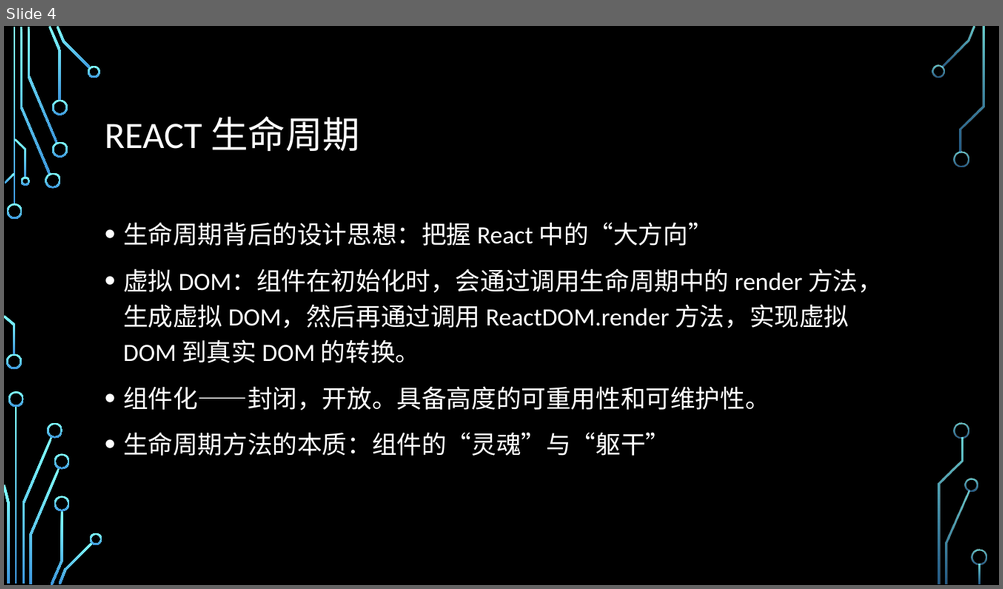
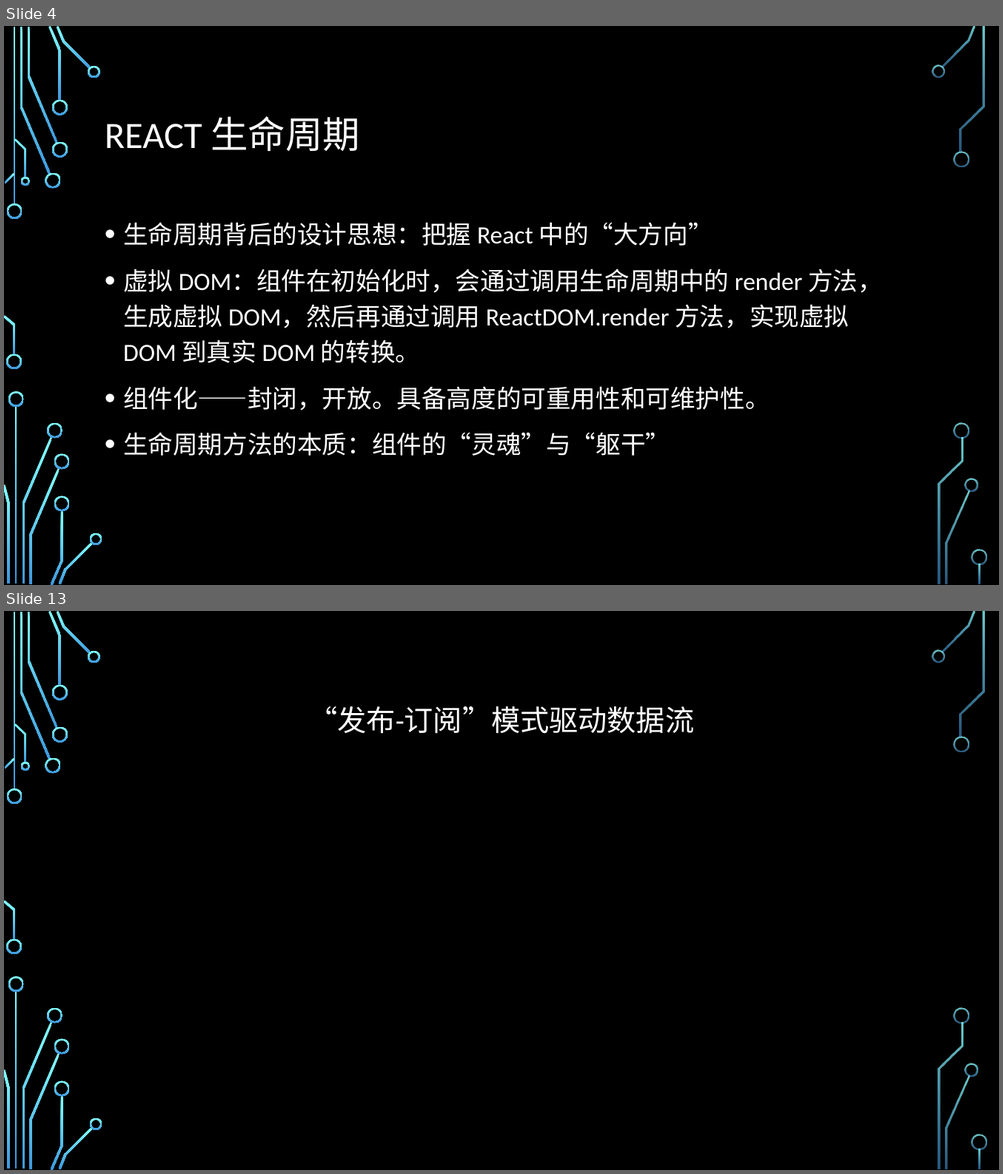
Before and after one commit to jiangyanghe/lagou-lesson, a slide deck: REACT/assets/react 分享.pptx. Shown one above the other, each under a label of ours: slide 4 before the commit, slides 4 and 13 after it; the slides between them are not shown. The pictures are 1003x589 and 1003x1174 pixels, drawn with LibreOffice and Linux fonts; fonts in the diff are those of the drawing; background and template pictures are left out. Boxes give left, top, right and bottom in pixels: in the first picture for what was removed or moved away, otherwise in the second. Text is boxed around its words. In the diff, an @@ line names an element or a change of style, - is before the commit and + after.

```diff
--- a/REACT/assets/react 分享.pptx
+++ b/REACT/assets/react 分享.pptx
@@ slide 13 added at (x1=4, y1=611, x2=999, y2=1170), background picture (left out); not listed: 36 template elements that a slide beside it also shows @@
@@ title added at (x1=308, y1=706, x2=694, y2=734), 28 pt, text #FFFFFF @@
+“发布-订阅”模式驱动数据流
```
Also in this commit, not shown: 1 slide changed, 8 other slides added, 1 other file.
